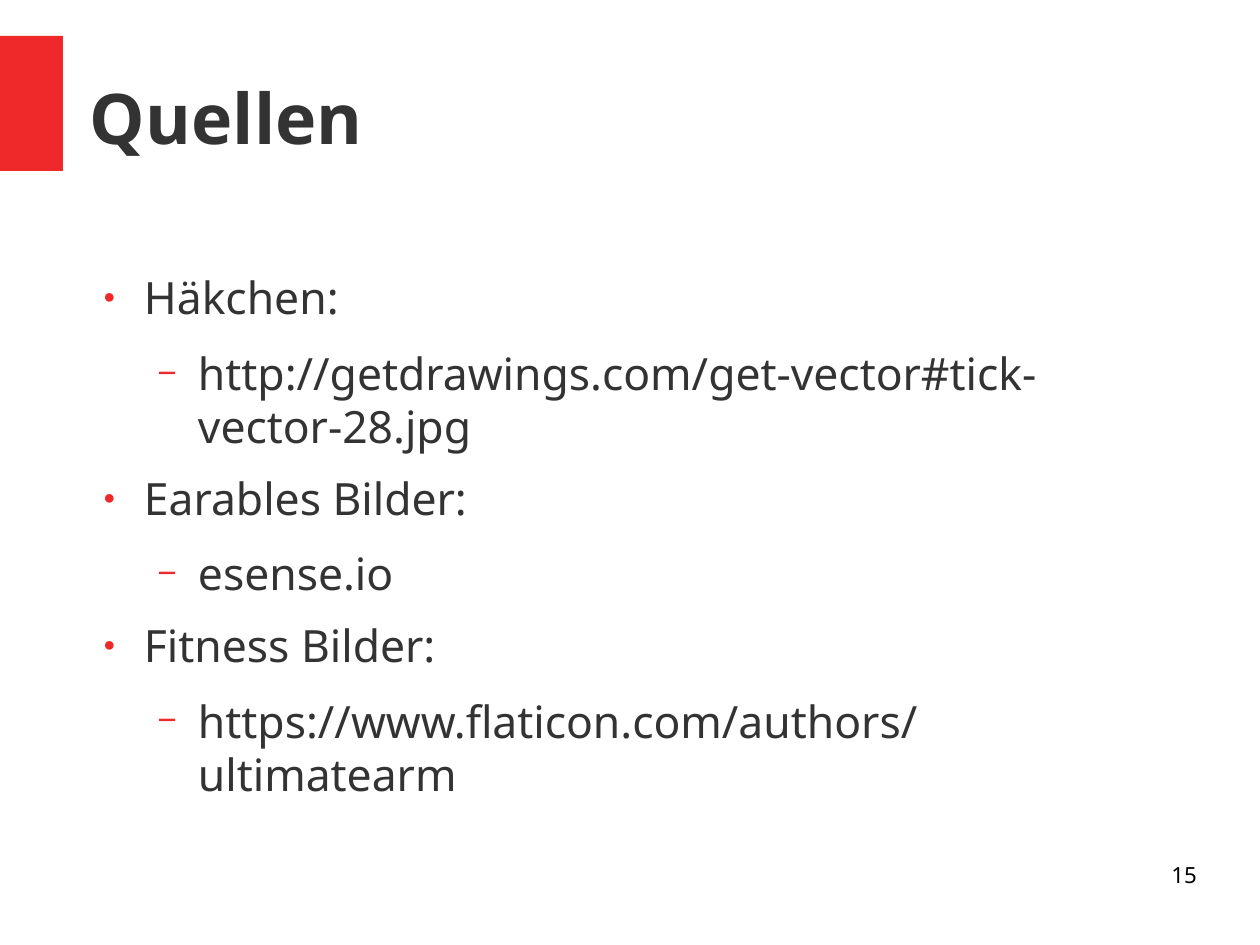
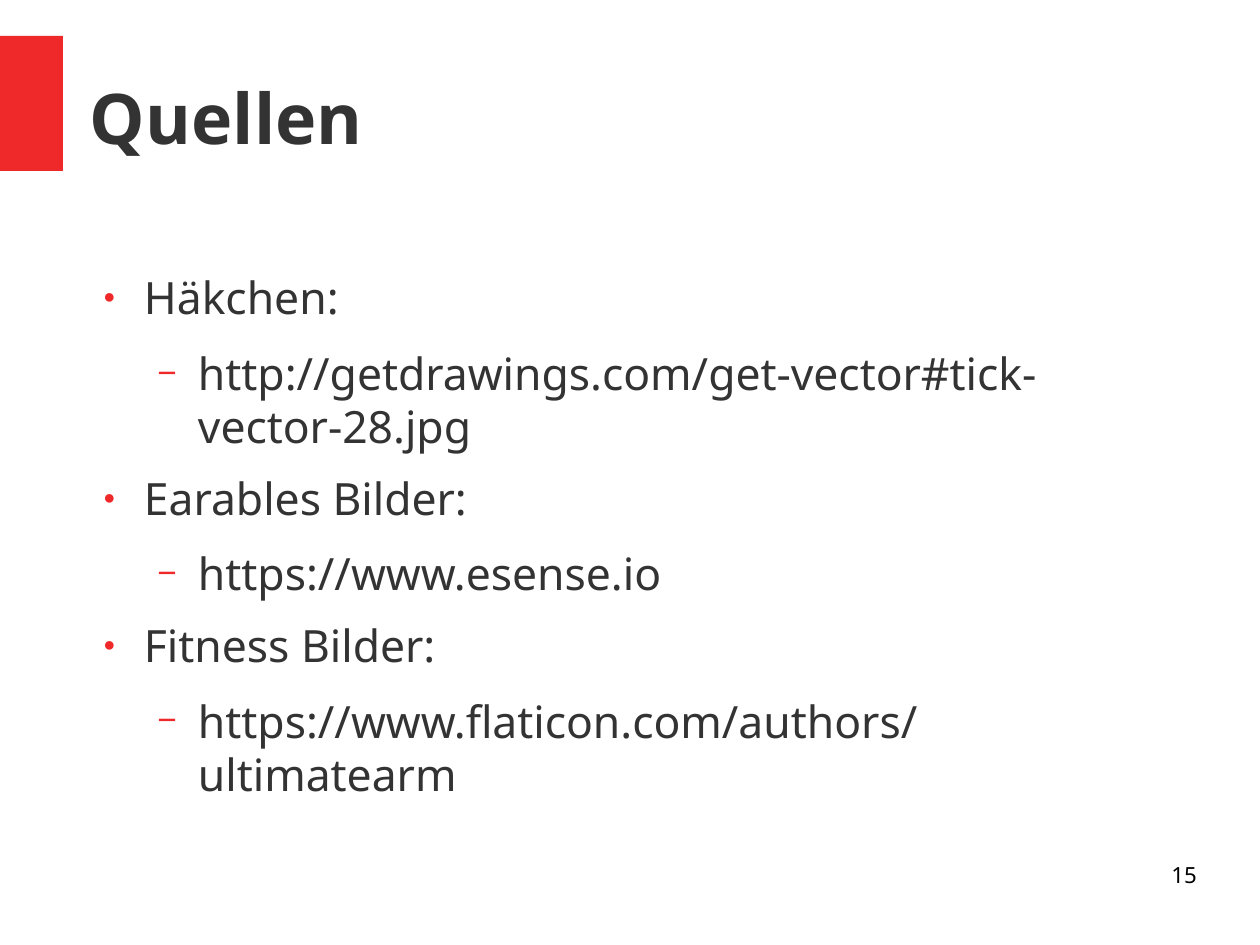
Before and after one commit to vlle1/dokumente-earablesKIT, a slide deck: slide 15 of Abschlusspräsi/Abschlusspräsi.odp. Drawn at 1260x945 pixels with LibreOffice and Linux fonts; fonts in the diff are those of the drawing. Boxes give left, top, right and bottom in pixels: in the first picture for what was removed or moved away, otherwise in the second. Text is boxed around its words. In the diff, an @@ line names an element or a change of style, - is before the commit and + after.

```diff
--- a/Abschlusspräsi/Abschlusspräsi.odp
+++ b/Abschlusspräsi/Abschlusspräsi.odp
@@ text at (198, 556, 661, 601): text changed @@
-  − esense.io
+  − https://www.esense.io
```
Also in this commit, not shown: 4 other slides changed.
